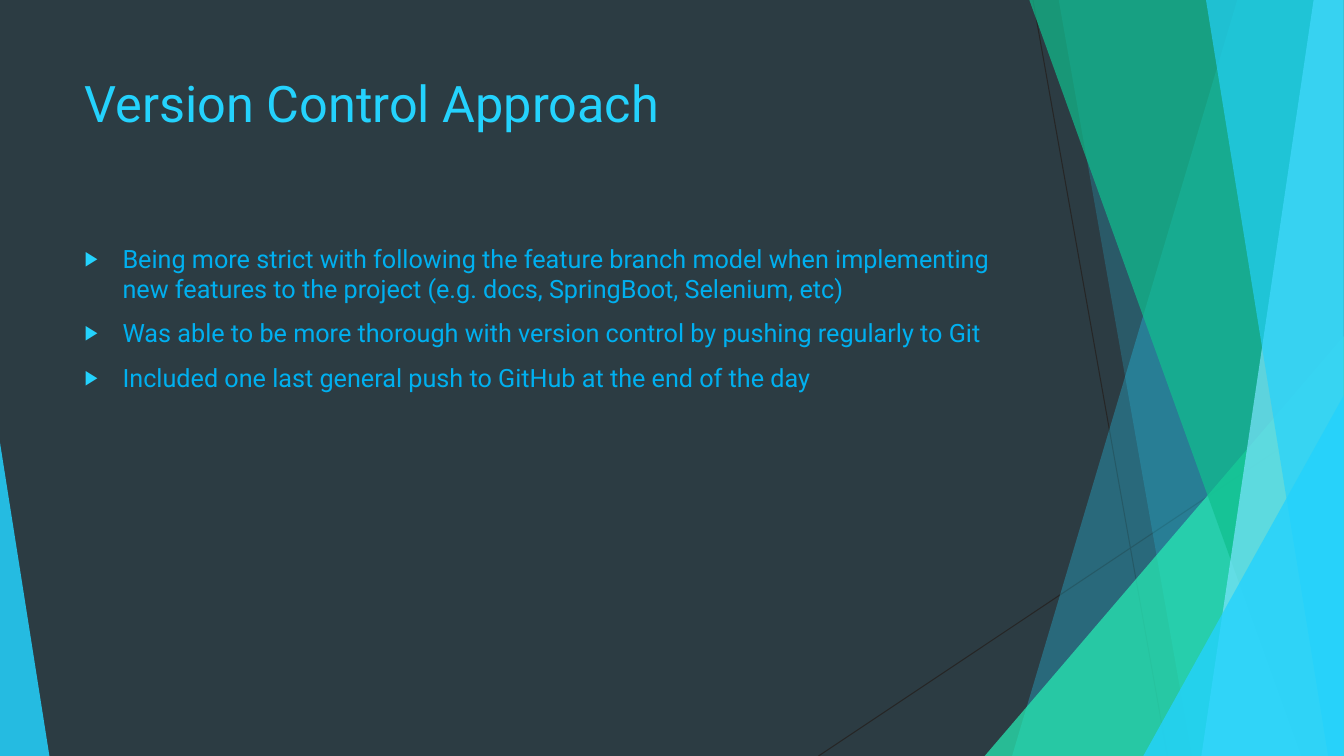
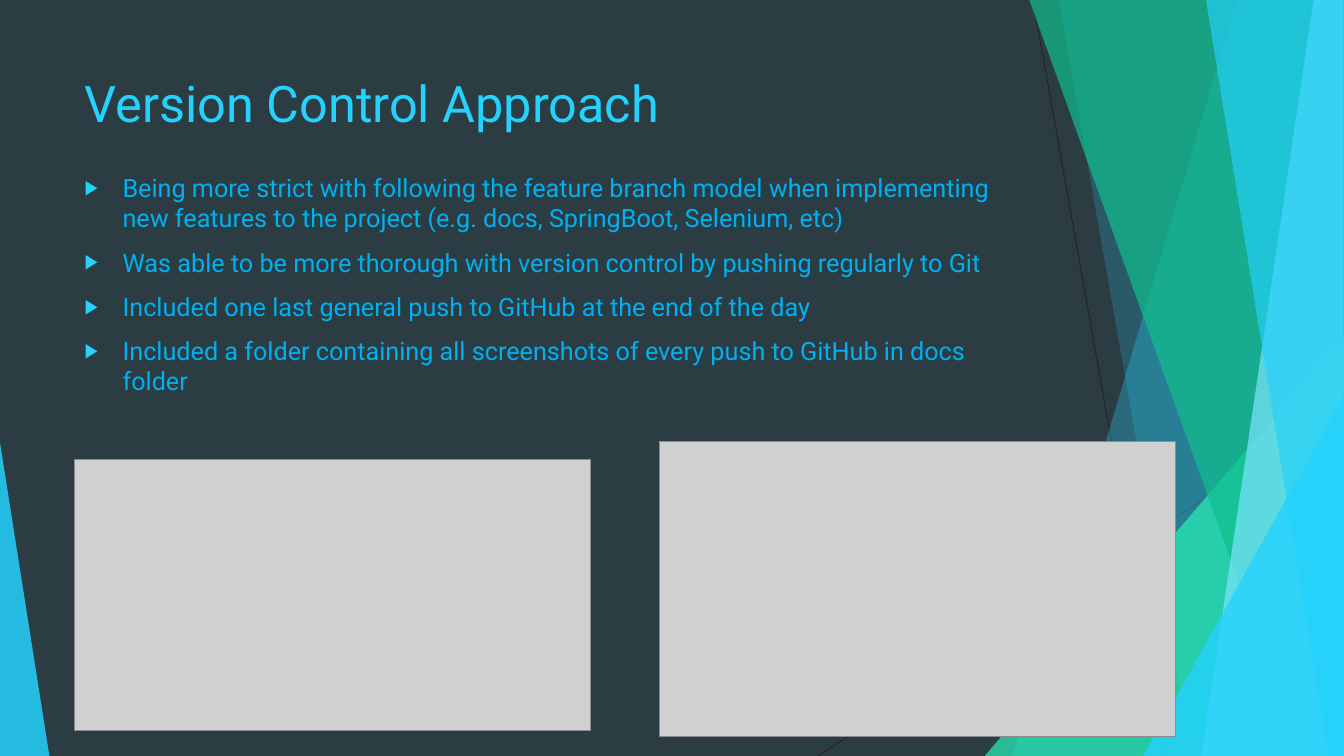
Before and after one commit to gabejose/HWA-Project, a slide deck: slide 6 of docs/HWA Presentation.pptx (slide 5 before the commit). Drawn at 1344x756 pixels with LibreOffice and Linux fonts; fonts in the diff are those of the drawing; grey boxes stand for pictures. Boxes give left, top, right and bottom in pixels: in the first picture for what was removed or moved away, otherwise in the second. Text is boxed around its words. In the diff, an @@ line names an element or a change of style, - is before the commit and + after.

```diff
--- a/docs/HWA Presentation.pptx
+++ b/docs/HWA Presentation.pptx
@@ text "Being more strict with following ...": place and size @@
-text "Being more strict with following ..." at (123,249,989,393)
+text "Being more strict with following ..." at (123,178,989,390)
@@ text at (123,341,965,390): paragraph added @@
+▶ Included a folder containing all screenshots of every push to GitHub in docs folder
@@ picture added at (660,442,1177,736) @@
@@ picture added at (75,460,591,731) @@
```
Also in this commit, not shown: 3 other slides changed, 1 slide added, 1 other file.
